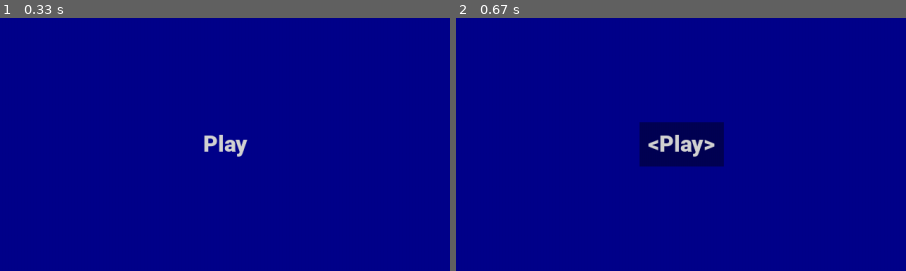
Above: before the commit, frames 1-2 (left to right).
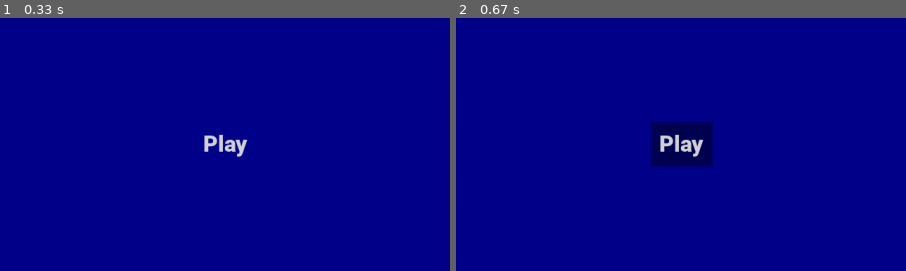
Above: after the commit, the same moments.

Repository: PraneethJain/PyGame-GUI
Game: pygame game, started from src/main.py
Two runs of this game, one before a commit and one after it. Both use one fixed random seed, a clock stepped at 60 frames per second and the inputs below.
Inputs (mouse positions are % of the whole screen's width and height, from its top left):
- Up to frame 1 (0.33 s): no input
- Up to frame 2 (0.67 s): click (50, 50) at 0.38 s
The pictures show only the part of the screen within x 25-75%, y 25-75%; the shares and areas given below are measured in that part.

Frame 1 is identical in both runs. In frame 2, 1.0% of the frame differs, in the area x 40-60%, y 41-59%.

Commit message:
Remove selected text

Diff:
--- a/src/button.py
+++ b/src/button.py
@@ -21,13 +21,9 @@
         self.font = font
         self.image = self.font.render(self.text, True, color)
         self.image_rect = self.image.get_rect(center=center)
-        self.selected = f"<{text}>"
-        self.selected_surf = self.font.render(self.selected, True, color)
-        self.selected_rect_uninflated = self.selected_surf.get_rect(center = center)
-        self.selected_rect = self.selected_rect_uninflated.inflate(25, 25)
-        self.selected_rect_surf = pg.Surface((self.selected_rect.w, self.selected_rect.h))
-        self.selected_rect_surf.set_alpha(100)
         self.rect = self.image.get_rect(center=center).inflate(25, 25)
+        self.rect_surf = pg.Surface((self.rect.w, self.rect.h))
+        self.rect_surf.set_alpha(100)
         self.hovering = False
         self.pressed = False
         self.unpressed = False
@@ -37,7 +33,7 @@
         if self.rect.collidepoint(pg.mouse.get_pos()):
             self.hovering = True
             self.unpressed = False
-            screen.blit(self.selected_rect_surf, self.selected_rect.topleft)
+            screen.blit(self.rect_surf, self.rect.topleft)
             if any(pg.mouse.get_pressed()):
                 self.pressed = True
             else:
@@ -51,10 +47,7 @@
 
     def draw(self) -> None:
         """Draws the text of the button"""
-        if self.hovering:
-            screen.blit(self.selected_surf, self.selected_rect_uninflated.topleft)
-        else:
-            screen.blit(self.image, self.image_rect.topleft)
+        screen.blit(self.image, self.image_rect.topleft)
 
     def update(self) -> None:
         """Update the button"""
--- a/src/main.py
+++ b/src/main.py
@@ -14,5 +14,4 @@
 
     screen.fill("darkblue")
     button.update()
-
     pg.display.flip()
